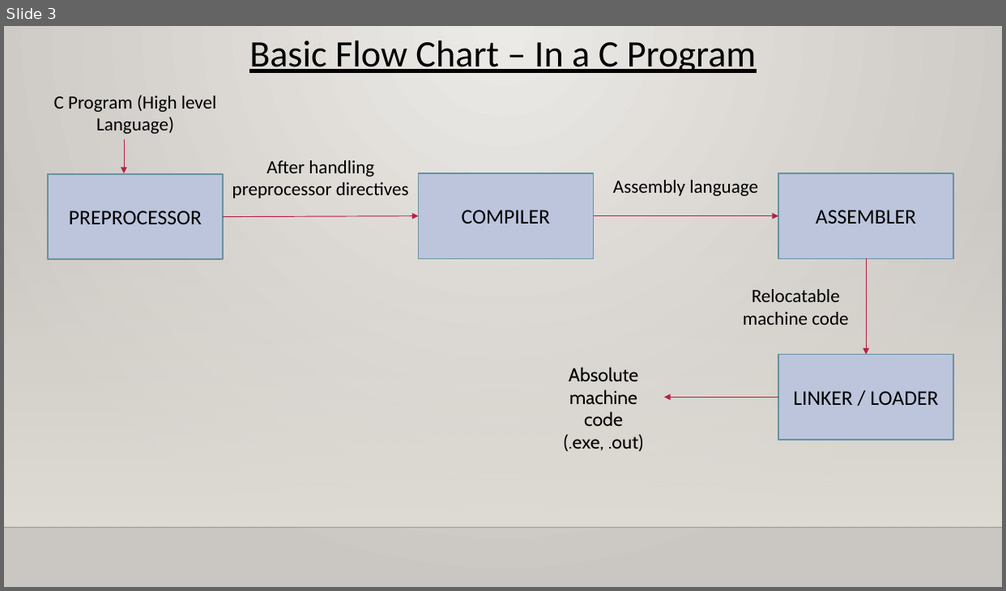
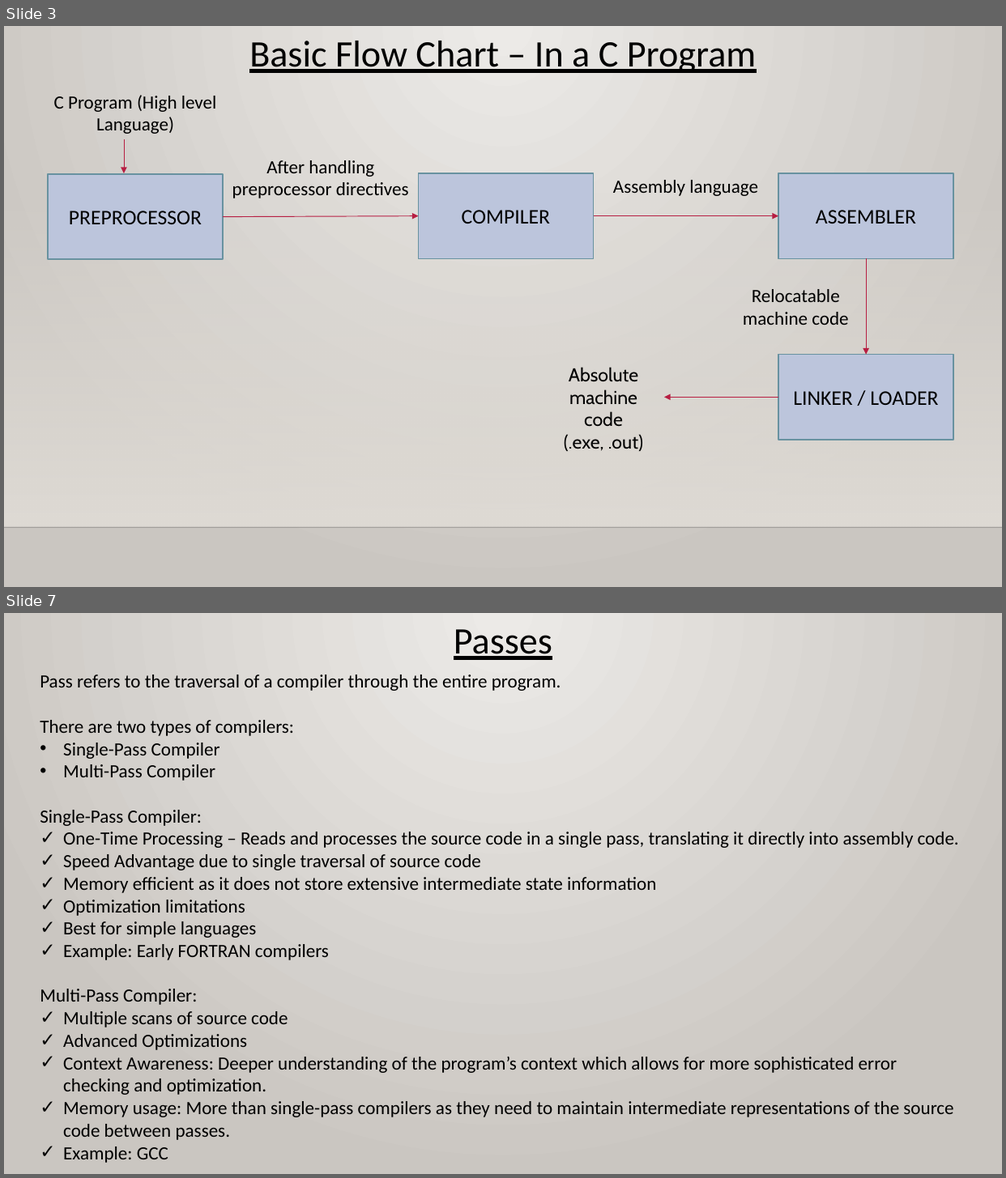
Before and after one commit to ishika52/compilers, a slide deck: koss selection task.pptx. Shown one above the other, each under a label of ours: slide 3 before the commit, slides 3 and 7 after it; the slides between them are not shown. The pictures are 1006x591 and 1006x1178 pixels, drawn with LibreOffice and Linux fonts; fonts in the diff are those of the drawing; background and template pictures are left out. Boxes give left, top, right and bottom in pixels: in the first picture for what was removed or moved away, otherwise in the second. Text is boxed around its words. In the diff, an @@ line names an element or a change of style, - is before the commit and + after.

```diff
--- a/koss selection task.pptx
+++ b/koss selection task.pptx
@@ slide 7 added at [4,613,1002,1174], background gradient #ECEAE7 to #CAC7C1 @@
@@ text added at [454,629,552,660], 36 pt, text #000000, underline @@
+Passes
@@ text added at [40,675,959,1163], 18 pt, text #000000 @@
+Pass refers to the traversal of a compiler through the entire program.
+There are two types of compilers:
+• Single-Pass Compiler
+• Multi-Pass Compiler
+Single-Pass Compiler:
+✓ One-Time Processing – Reads and processes the source code in a single pass, translating it directly into assembly code.
+✓ Speed Advantage due to single traversal of source code
+✓ Memory efficient as it does not store extensive intermediate state information
+✓ Optimization limitations
+✓ Best for simple languages
+✓ Example: Early FORTRAN compilers
+Multi-Pass Compiler:
+✓ Multiple scans of source code
+✓ Advanced Optimizations
+✓ Context Awareness: Deeper understanding of the program’s context which allows for more sophisticated error checking and optimization.
+✓ Memory usage: More than single-pass compilers as they need to maintain intermediate representations of the source code between passes.
+✓ Example: GCC
```
Also in this commit, not shown: 1 slide changed, 5 other slides added, 1 slide removed.
